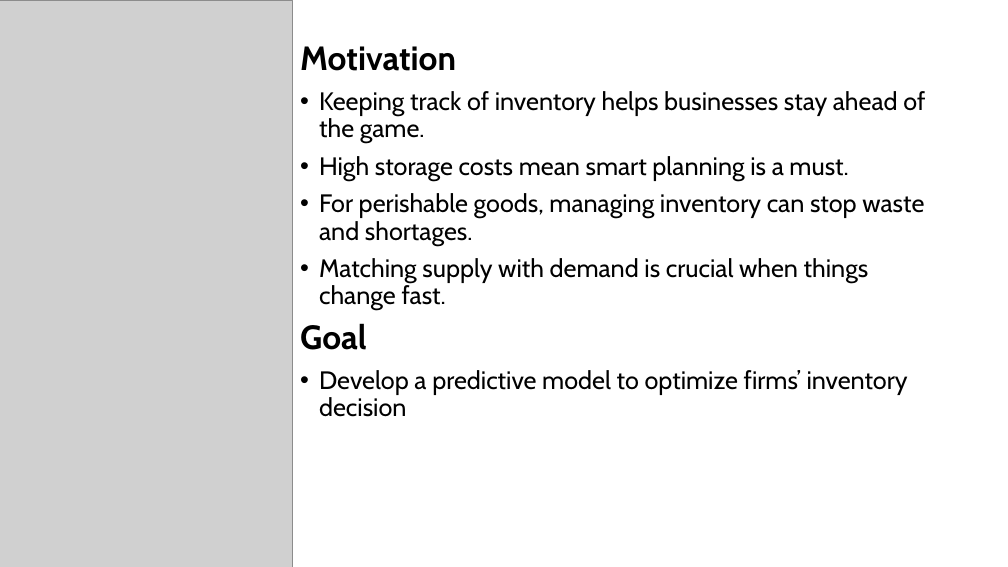
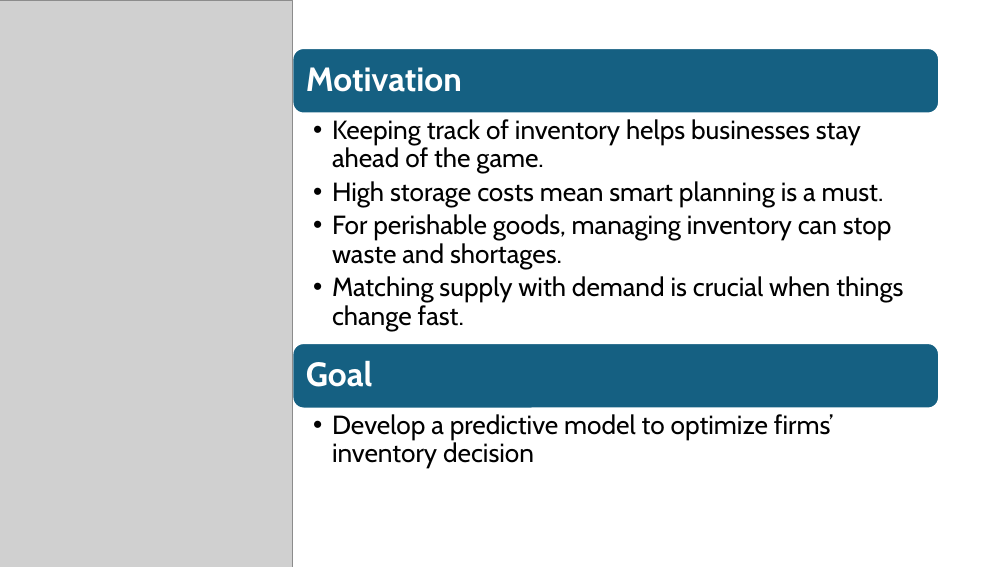
Before and after one commit to ElliotBlackstone/EWinter25_Product_Inventory, a slide deck: slide 2 of Predicting product demand.pptx. Drawn at 1008x567 pixels with LibreOffice and Linux fonts; fonts in the diff are those of the drawing; grey boxes stand for pictures. Boxes give left, top, right and bottom in pixels: in the first picture for what was removed or moved away, otherwise in the second. Text is boxed around its words. In the diff, an @@ line names an element or a change of style, - is before the commit and + after.

```diff
--- a/Predicting product demand.pptx
+++ b/Predicting product demand.pptx
@@ text at <box>300,46,456,71</box>: paragraph removed @@
-Motivation
@@ text "Keeping track of inventory helps ...": place and size @@
-text "Keeping track of inventory helps ..." at <box>300,46,925,417</box>
+text "Keeping track of inventory helps ..." at <box>332,119,903,331</box>
@@ text "Keeping track of inventory helps ..." at <box>332,119,903,331</box>: size 24 to 25 pt; list level 1 to 2 in "Keeping track of inventory helps ..."; list level 1 to 2 in "High storage costs mean smart ..."; list level 1 to 2 in "For perishable goods, managing inventory ..."; list level 1 to 2 in "Matching supply with demand is ..." @@
@@ text at <box>300,323,908,417</box>: paragraphs removed @@
-Goal
-• Develop a predictive model to optimize firms’ inventory decision
@@ group added at <box>293,48,939,468</box>: 3 texts, 2 rounded rectangles @@
+Motivation
+Goal
+  • Develop a predictive model to optimize firms’ inventory decision
```
Also in this commit, not shown: 2 other slides changed, 1 other file.
